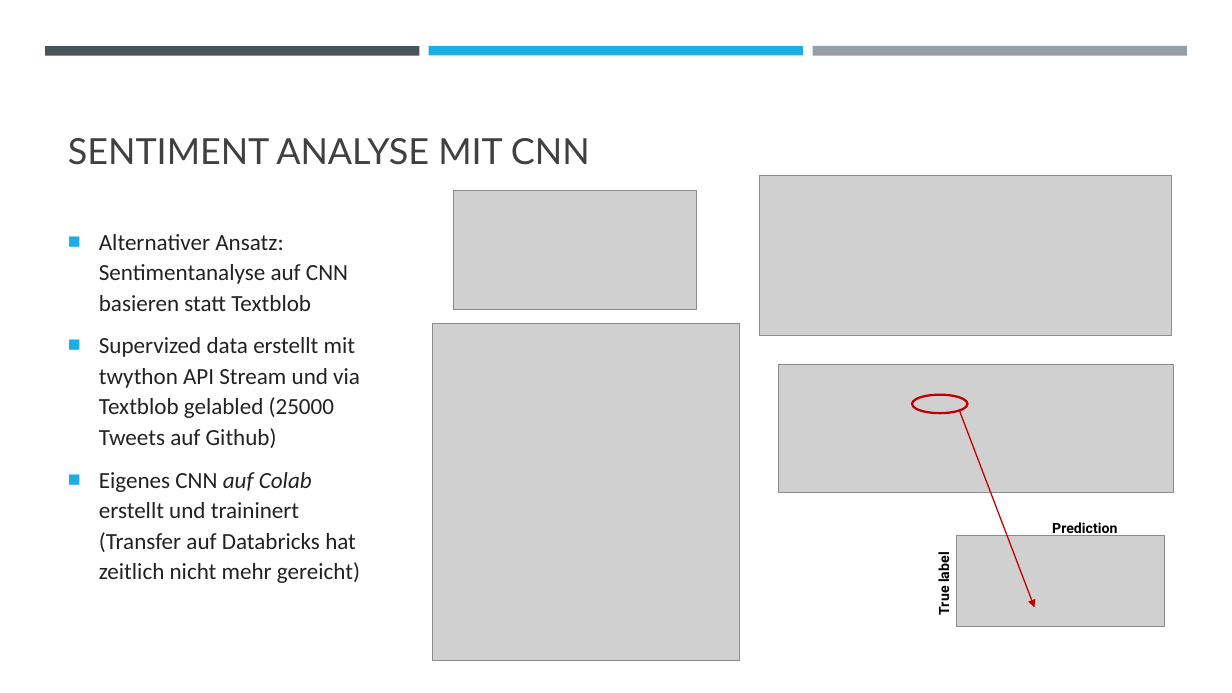
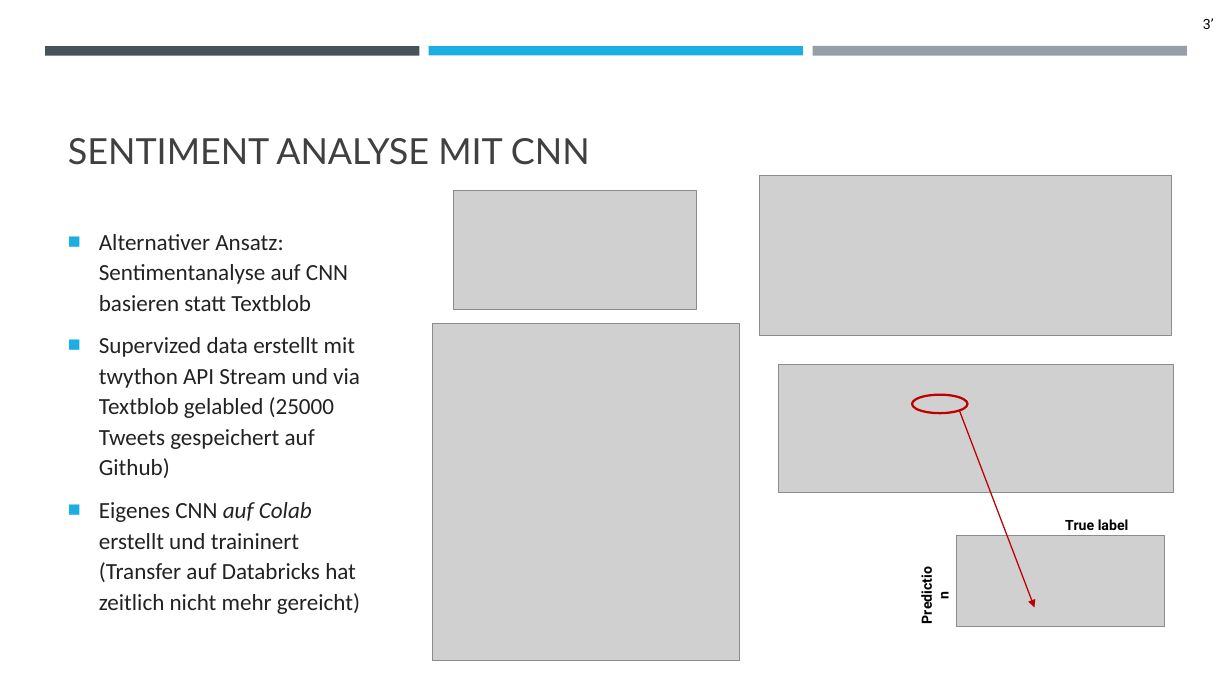
Before and after one commit to alexweltgeist/twitter_bitcoin, a slide deck: slide 7 of BitcoinPreisundTweets_v03.pptx. Drawn at 1232x693 pixels with LibreOffice and Linux fonts; fonts in the diff are those of the drawing; grey boxes stand for pictures. Boxes give left, top, right and bottom in pixels: in the first picture for what was removed or moved away, otherwise in the second. Text is boxed around its words. In the diff, an @@ line names an element or a change of style, - is before the commit and + after.

```diff
--- a/BitcoinPreisundTweets_v03.pptx
+++ b/BitcoinPreisundTweets_v03.pptx
@@ text added at [1203,18,1214,29], 11 pt, text #000000 @@
+3’
@@ text at [99,337,360,478]: text changed @@
-■ Supervized data erstellt mit twython API Stream und via Textblob gelabled (25000 Tweets auf Github)
+■ Supervized data erstellt mit twython API Stream und via Textblob gelabled (25000 Tweets gespeichert auf Github)
@@ text "True label": place and size @@
-text "True label" at [934,555,953,615]
+text "True label" at [1065,519,1129,530]
@@ text "True label" at [1065,519,1129,530]: rotation 270 to 0 degrees @@
@@ text "Prediction": place and size @@
-text "Prediction" at [1052,522,1117,536]
+text "Prediction" at [930,555,957,637]
@@ text "Prediction" at [930,555,957,637]: rotation 0 to 270 degrees @@
```
Also in this commit, not shown: 9 other slides changed.
